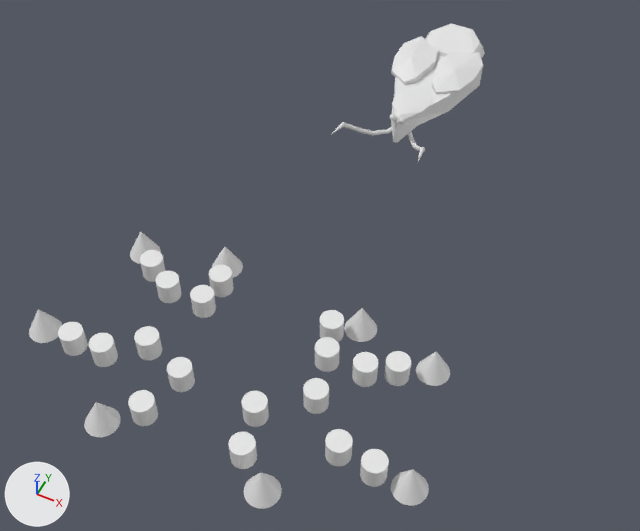
What one commit did to the Blender file Assets/Scenes/Warren/crab.blend.
One viewpoint serves both versions: a 50 mm camera at (1.89, -28.5, 13.65) aimed at (-3.83, -17.06, -0.65). The axes (+X, +Y, +Z) are drawn at lower left. The lights are the same throughout. The first picture is the older version.
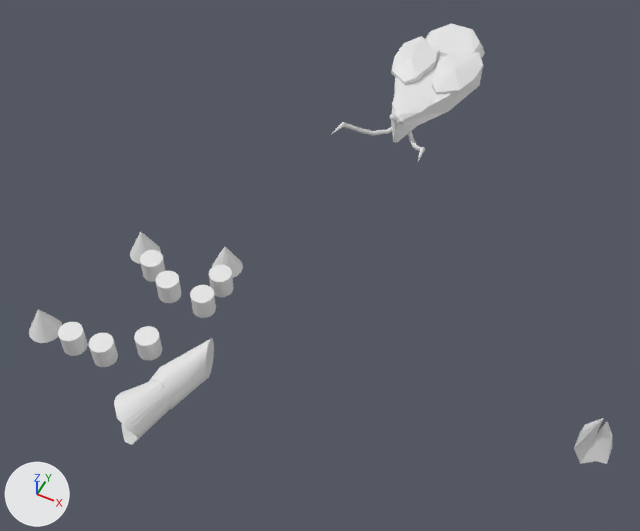
Where the change shows, as pixel boxes (x1, y1, x2, y2) in the pictures (640 x 531 px):
'Cylinder.008', reshaped, turned
    before: (128, 390, 158, 426)
    after: (114, 381, 171, 444)
'Cylinder.009', reshaped, turned
    before: (167, 357, 195, 392)
    after: (149, 338, 214, 409)
'Plane.005', added
    after: (574, 418, 612, 464)
'Cone.004', deleted
    before: (244, 472, 282, 509)
'Cone.005', deleted
    before: (391, 469, 429, 506)
'Cone.003', deleted
    before: (84, 402, 121, 437)
'Cylinder.012', deleted
    before: (360, 449, 389, 487)
'Cylinder.011', deleted
    before: (228, 432, 257, 469)
'Cylinder.013', deleted
    before: (325, 429, 353, 466)
'Cone.006', deleted
    before: (416, 351, 450, 386)
'Cylinder.010', deleted
    before: (242, 391, 269, 427)
'Cylinder.014', deleted
    before: (303, 378, 329, 414)
'Cylinder.015', deleted
    before: (385, 351, 411, 386)
'Cylinder.016', deleted
    before: (352, 352, 378, 387)
'Cone.007', deleted
    before: (344, 308, 377, 342)
'Cylinder.017', deleted
    before: (315, 337, 340, 372)
'Cylinder.018', deleted
    before: (320, 310, 344, 342)

Patch to the scene script:
```diff
--- a/Assets/Scenes/Warren/crab.blend.py
+++ b/Assets/Scenes/Warren/crab.blend.py
@@ me_cylinder_008 @@
 # used by ob_cylinder_008; location = (-4.88, -22.08, -0.02); scale = (0.234, 0.234, 0.234)
-me_cylinder_008.from_pydata(...)  # 64 vertices, 34 faces; spans x -1.0..1.0, y -1.0..1.0, z -1.0..1.0
+me_cylinder_008.from_pydata(...)  # 96 vertices, 66 faces; spans x -1.72..1.72, y -2.11..1.89, z -2.22..2.05
+# me_cylinder_008 part 1: the whole mesh is rebuilt
@@ me_cylinder_009 @@
 # used by ob_cylinder_009; location = (-4.67, -21.15, -0.02); scale = (0.234, 0.234, 0.234)
-me_cylinder_009.from_pydata(...)  # 64 vertices, 34 faces; spans x -1.0..1.0, y -1.0..1.0, z -1.0..1.0
+me_cylinder_009.from_pydata(...)  # 96 vertices, 66 faces; spans x -1.6..1.6, y -1.53..1.59, z -3.94..2.68
+# me_cylinder_009 part 2: the whole mesh is rebuilt
@@ ob_cone_003 @@
-ob_cone_003 = bpy.data.objects.new('Cone.003', me_cone_004)
@@ ob_cone_004 @@
-ob_cone_004 = bpy.data.objects.new('Cone.004', me_cone_005)
@@ ob_cone_005 @@
-ob_cone_005 = bpy.data.objects.new('Cone.005', me_cone_006)
@@ ob_cone_006 @@
-ob_cone_006 = bpy.data.objects.new('Cone.006', me_cone_007)
@@ ob_cone_007 @@
-ob_cone_007 = bpy.data.objects.new('Cone.007', me_cone_008)
@@ ob_cylinder_008 @@
 ob_cylinder_008.location = (-4.88, -22.08, -0.02)
+ob_cylinder_008.rotation_euler = (-0.999, 1.571, 0.0)  # degrees (-57, 90, 0)
 ob_cylinder_008.scale = (0.234, 0.234, 0.234)
@@ ob_cylinder_009 @@
 ob_cylinder_009.location = (-4.67, -21.15, -0.02)
+ob_cylinder_009.rotation_euler = (1.798, 1.571, 0.0)  # degrees (103, 90, 0)
 ob_cylinder_009.scale = (0.234, 0.234, 0.234)
@@ ob_cylinder_010 @@
-ob_cylinder_010 = bpy.data.objects.new('Cylinder.010', me_cylinder_010)
@@ ob_cylinder_011 @@
-ob_cylinder_011 = bpy.data.objects.new('Cylinder.011', me_cylinder_011)
@@ ob_cylinder_012 @@
-ob_cylinder_012 = bpy.data.objects.new('Cylinder.012', me_cylinder_012)
@@ ob_cylinder_013 @@
-ob_cylinder_013 = bpy.data.objects.new('Cylinder.013', me_cylinder_013)
@@ ob_cylinder_014 @@
-ob_cylinder_014 = bpy.data.objects.new('Cylinder.014', me_cylinder_014)
@@ ob_cylinder_015 @@
-ob_cylinder_015 = bpy.data.objects.new('Cylinder.015', me_cylinder_015)
@@ ob_cylinder_016 @@
-ob_cylinder_016 = bpy.data.objects.new('Cylinder.016', me_cylinder_016)
@@ ob_cylinder_017 @@
-ob_cylinder_017 = bpy.data.objects.new('Cylinder.017', me_cylinder_017)
@@ ob_cylinder_018 @@
-ob_cylinder_018 = bpy.data.objects.new('Cylinder.018', me_cylinder_018)
@@ ob_plane_005 @@
+ob_plane_005 = bpy.data.objects.new('Plane.005', me_plane_005)  # 20 vertices, 18 faces; spans x -0.249..0.357, y -0.667..0.64, z -0.375..0.0
+ob_plane_005.location = (2.55, -19.22, -0.02)
+ob_plane_005.rotation_euler = (1.571, 0.0, 0.0)  # degrees (90, 0, 0)
```
